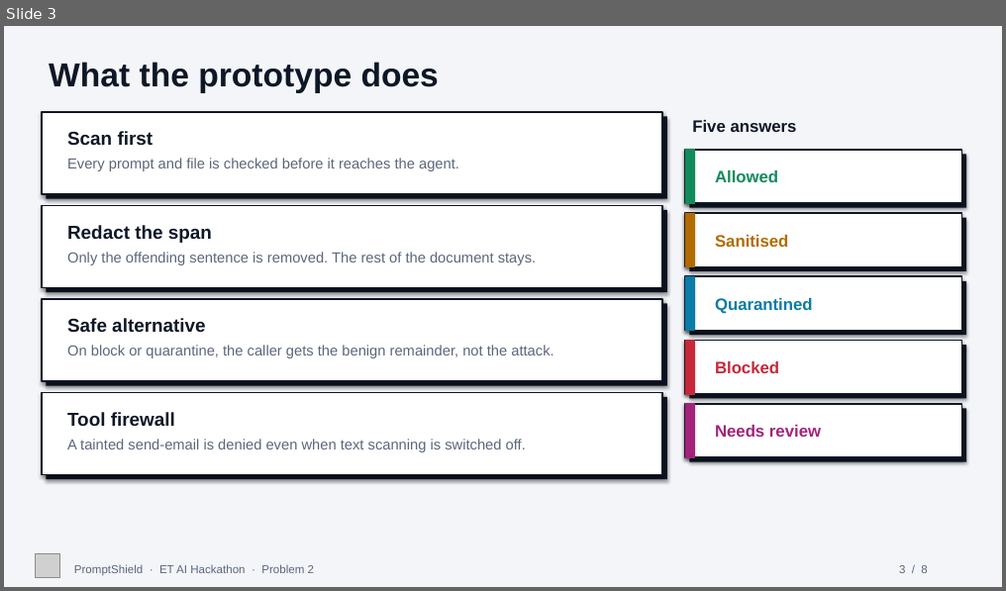
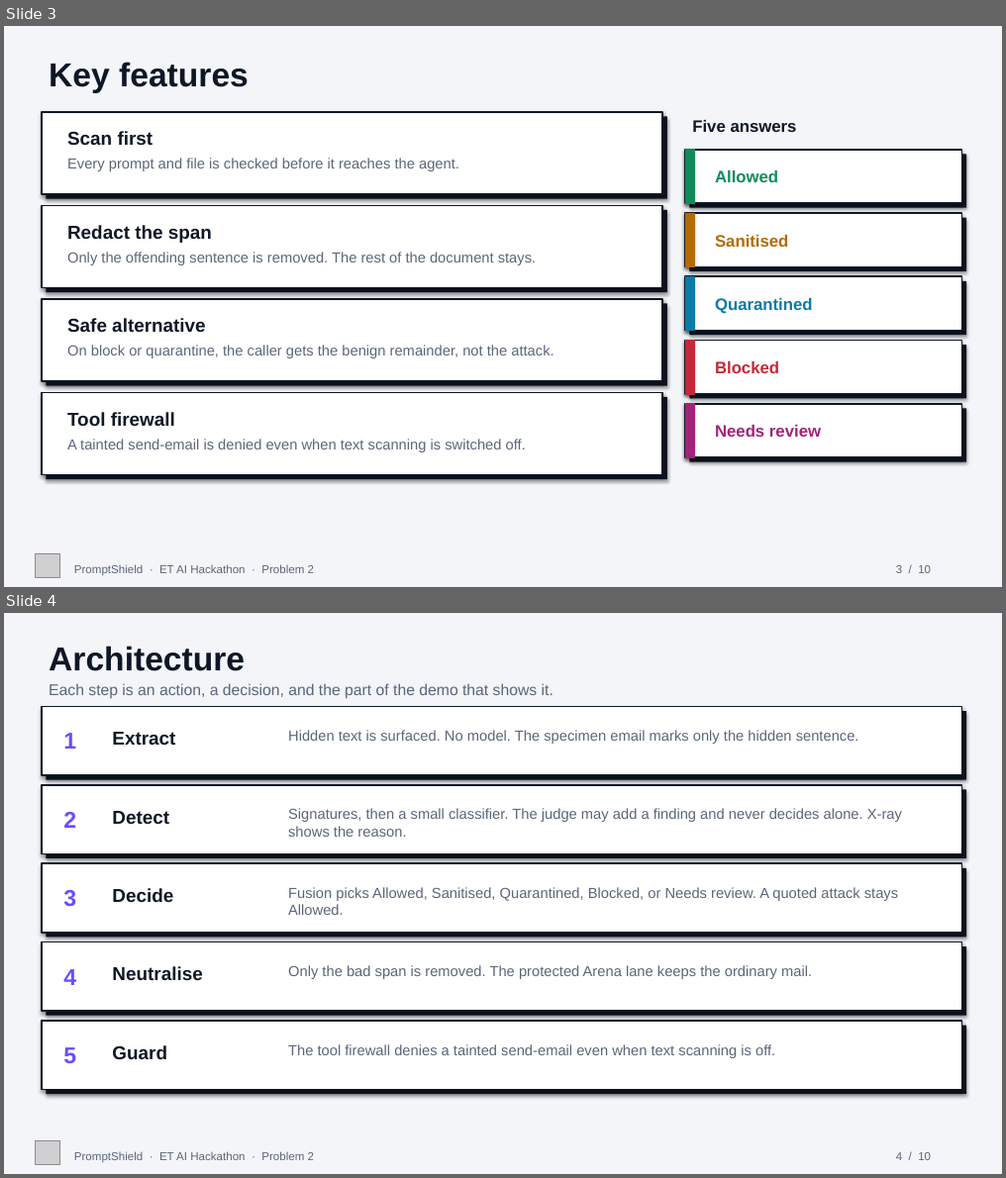
Before and after one commit to Sohamsurve/PromptShield, a slide deck: docs/pitch/PromptShield_pitch.pptx. Shown one above the other, each under a label of ours: slide 3 before the commit, slides 3 and 4 after it. The pictures are 1006x591 and 1006x1178 pixels, drawn with LibreOffice and Linux fonts; fonts in the diff are those of the drawing; grey boxes stand for pictures. Boxes give left, top, right and bottom in pixels: in the first picture for what was removed or moved away, otherwise in the second. Text is boxed around its words. In the diff, an @@ line names an element or a change of style, - is before the commit and + after.

Commit message:
Enhance README and documentation for improved clarity and usability. Updated contents to include repository overview, installation instructions, dependencies, and architecture details. Added environment setup guidelines and clarified API documentation links. Adjusted pitch materials to align with demo requirements and removed outdated content. Updated progress documentation to reflect recent changes.

```diff
--- a/docs/pitch/PromptShield_pitch.pptx
+++ b/docs/pitch/PromptShield_pitch.pptx
@@ slide 4 added at (x1=4, y1=613, x2=1002, y2=1174), background #FFFFFF @@
@@ rectangle added at (x1=4, y1=613, x2=1002, y2=1174), fill #F3F5F9 @@
@@ text added at (x1=49, y1=646, x2=245, y2=671), 32 pt, text #0E1726, bold @@
+Architecture
@@ text added at (x1=49, y1=683, x2=553, y2=698), 15 pt, text #5B667A @@
+Each step is an action, a decision, and the part of the demo that shows it.
@@ rectangle added at (x1=42, y1=707, x2=962, y2=775), fill #FFFFFF, outline #0E1726 1.5 pt @@
@@ rectangle added at (x1=46, y1=711, x2=966, y2=780), fill #0E1726 @@
@@ text added at (x1=288, y1=730, x2=859, y2=744), 14 pt, text #5B667A @@
+Hidden text is surfaced. No model. The specimen email marks only the hidden sentence.
@@ text added at (x1=63, y1=733, x2=76, y2=749), 22 pt, text #6A4DFF, bold @@
+1
@@ text added at (x1=112, y1=732, x2=175, y2=745), 18 pt, text #0E1726, bold @@
+Extract
@@ rectangle added at (x1=42, y1=785, x2=962, y2=854), fill #FFFFFF, outline #0E1726 1.5 pt @@
@@ rectangle added at (x1=46, y1=789, x2=966, y2=859), fill #0E1726 @@
@@ text added at (x1=63, y1=812, x2=76, y2=828), 22 pt, text #6A4DFF, bold @@
+2
@@ text added at (x1=112, y1=811, x2=169, y2=824), 18 pt, text #0E1726, bold @@
+Detect
@@ text added at (x1=288, y1=808, x2=902, y2=837), 14 pt, text #5B667A @@
+Signatures, then a small classifier. The judge may add a finding and never decides alone. X-ray shows the reason.
@@ rectangle added at (x1=42, y1=863, x2=962, y2=933), fill #FFFFFF, outline #0E1726 1.5 pt @@
@@ rectangle added at (x1=46, y1=868, x2=966, y2=937), fill #0E1726 @@
@@ text added at (x1=63, y1=890, x2=76, y2=907), 22 pt, text #6A4DFF, bold @@
+3
@@ text added at (x1=112, y1=888, x2=173, y2=902), 18 pt, text #0E1726, bold @@
+Decide
@@ text added at (x1=288, y1=887, x2=898, y2=915), 14 pt, text #5B667A @@
+Fusion picks Allowed, Sanitised, Quarantined, Blocked, or Needs review. A quoted attack stays Allowed.
@@ rectangle added at (x1=42, y1=943, x2=962, y2=1011), fill #FFFFFF, outline #0E1726 1.5 pt @@
@@ rectangle added at (x1=46, y1=947, x2=966, y2=1016), fill #0E1726 @@
@@ text added at (x1=112, y1=966, x2=202, y2=980), 18 pt, text #0E1726, bold @@
+Neutralise
@@ text added at (x1=288, y1=965, x2=812, y2=979), 14 pt, text #5B667A @@
+Only the bad span is removed. The protected Arena lane keeps the ordinary mail.
@@ text added at (x1=63, y1=969, x2=76, y2=985), 22 pt, text #6A4DFF, bold @@
+4
@@ rectangle added at (x1=42, y1=1021, x2=962, y2=1090), fill #FFFFFF, outline #0E1726 1.5 pt @@
@@ rectangle added at (x1=46, y1=1026, x2=966, y2=1094), fill #0E1726 @@
@@ text added at (x1=63, y1=1048, x2=76, y2=1063), 22 pt, text #6A4DFF, bold @@
+5
@@ text added at (x1=112, y1=1046, x2=167, y2=1060), 18 pt, text #0E1726, bold @@
+Guard
@@ text added at (x1=288, y1=1045, x2=775, y2=1059), 14 pt, text #5B667A @@
+The tool firewall denies a tainted send-email even when text scanning is off.
@@ picture added at (x1=36, y1=1141, x2=59, y2=1164) @@
@@ text added at (x1=74, y1=1152, x2=314, y2=1163), 11 pt, text #5B667A @@
+PromptShield · ET AI Hackathon · Problem 2
@@ text added at (x1=896, y1=1153, x2=931, y2=1160), 11 pt, text #5B667A @@
+4 / 10
@@ slide 3 changed as well @@
@@ text at (x1=49, y1=62, x2=249, y2=93): text changed @@
-What the prototype does
+Key features
@@ text at (x1=896, y1=566, x2=931, y2=573): text changed @@
-3 / 8
+3 / 10
```
Also in this commit, not shown: 6 other slides changed, 2 other slides added, 1 slide removed, 5 other files.
